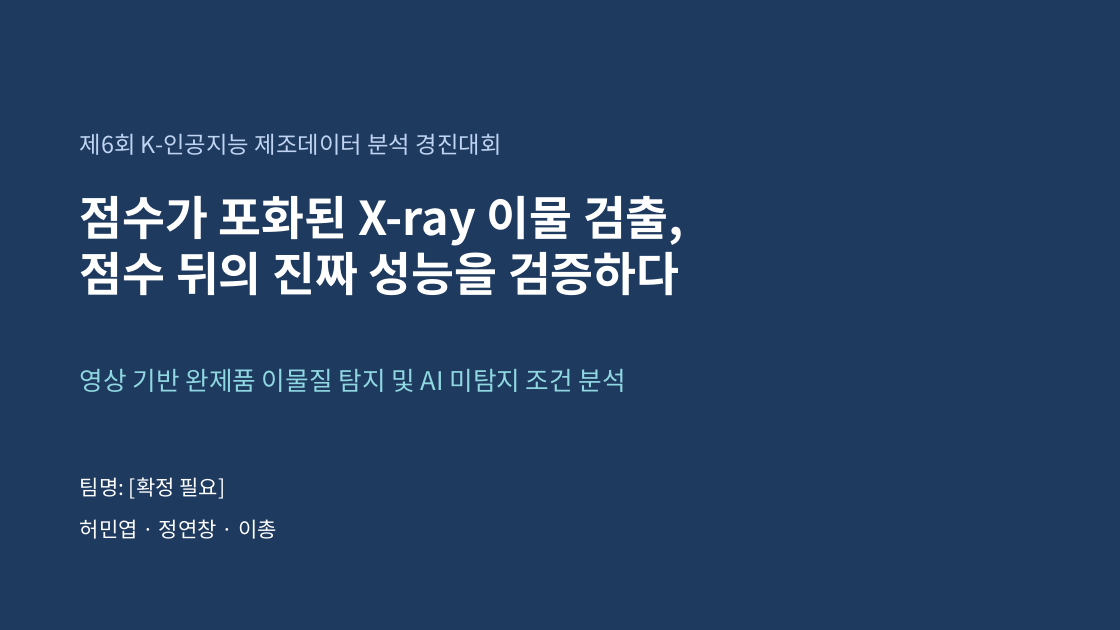
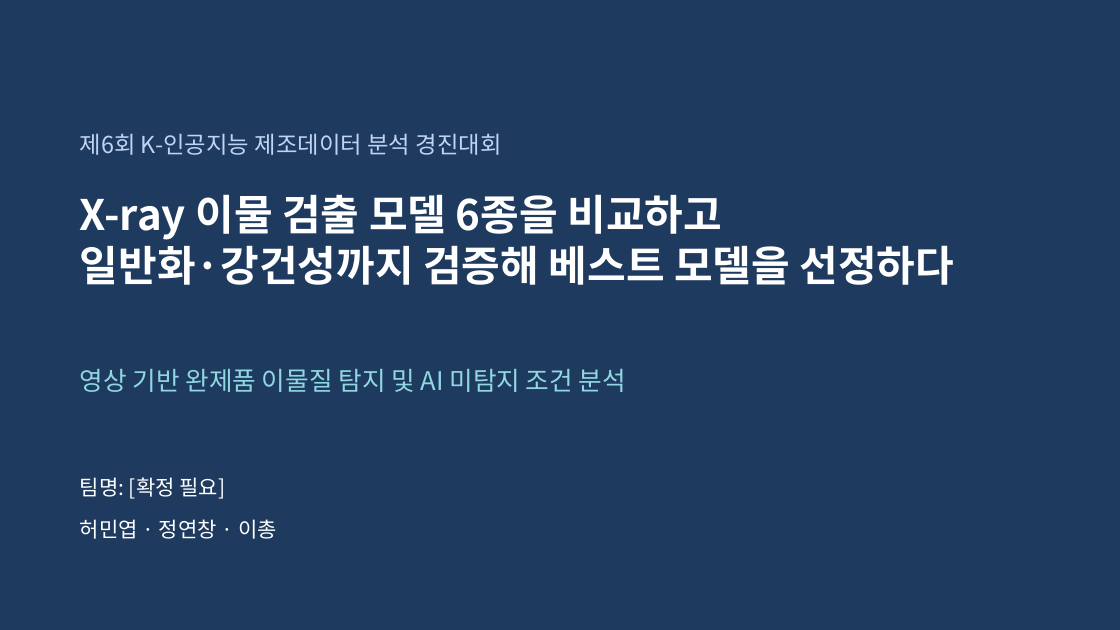
Before and after one commit to hmy7788/kamp_xray_detection, a slide deck: slide 1 of ppt/presentation.pptx. Drawn at 1120x630 pixels with LibreOffice and Linux fonts; fonts in the diff are those of the drawing. Boxes give left, top, right and bottom in pixels: in the first picture for what was removed or moved away, otherwise in the second. Text is boxed around its words. In the diff, an @@ line names an element or a change of style, - is before the commit and + after.

```diff
--- a/ppt/presentation.pptx
+++ b/ppt/presentation.pptx
@@ text at [80,194,955,285]: text changed; size 40 to 36 pt @@
-점수가 포화된 X-ray 이물 검출,
-점수 뒤의 진짜 성능을 검증하다
+X-ray 이물 검출 모델 6종을 비교하고
+일반화·강건성까지 검증해 베스트 모델을 선정하다
```
Also in this commit, not shown: 16 other slides changed, 4 slides added, 1 slide removed, 6 other files.
